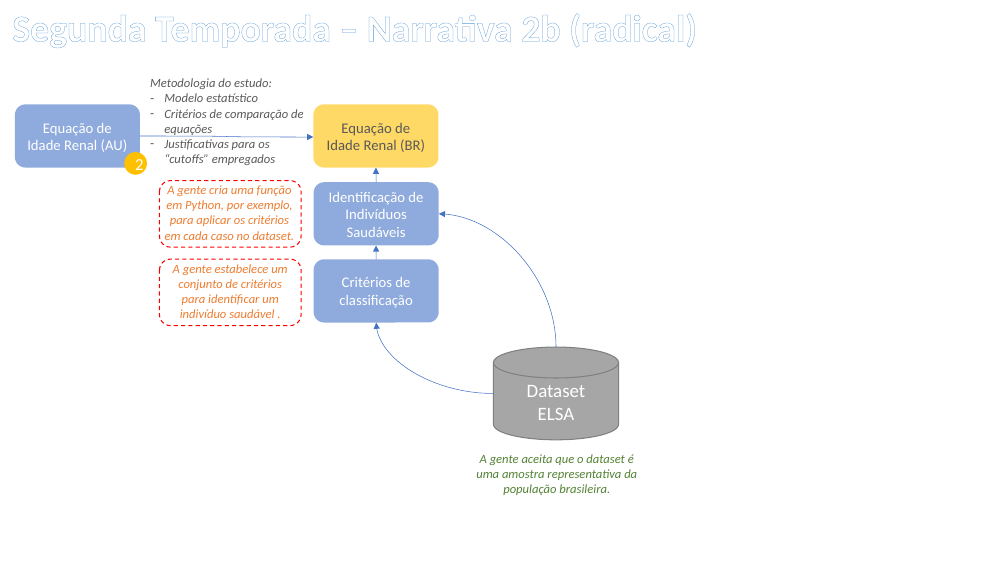
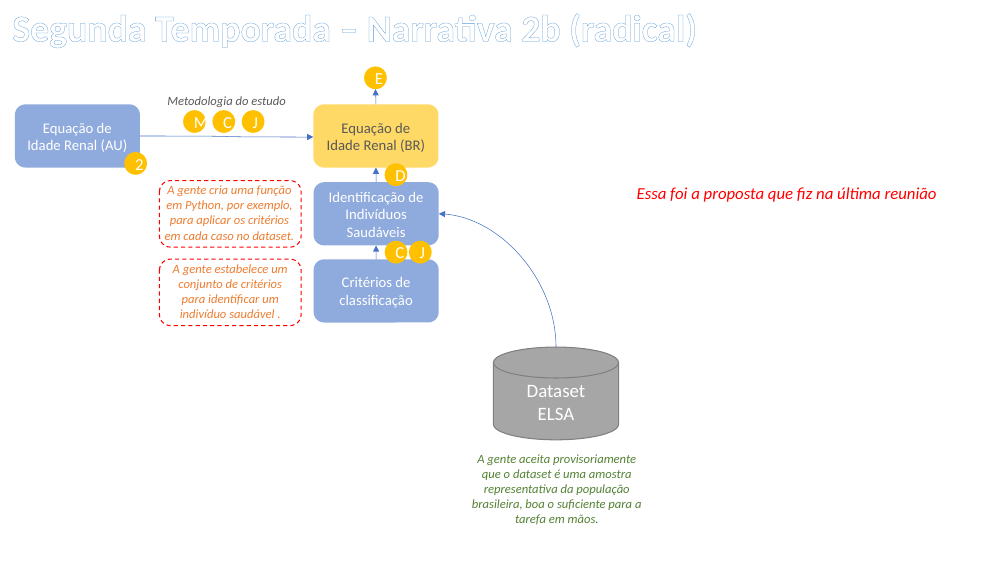
Before and after one commit to andreplima/collabSergio, a slide deck: slide 10 of support/Proposta de Trabalho.pptx (slide 9 before the commit). Drawn at 1008x567 pixels with LibreOffice and Linux fonts; fonts in the diff are those of the drawing. Boxes give left, top, right and bottom in pixels: in the first picture for what was removed or moved away, otherwise in the second. Text is boxed around its words. In the diff, an @@ line names an element or a change of style, - is before the commit and + after.

```diff
--- a/support/Proposta de Trabalho.pptx
+++ b/support/Proposta de Trabalho.pptx
@@ ellipse added at box(364, 67, 387, 89), fill #FFC000, 16 pt, text #FFFFFF @@
+E
@@ curved arrow added from (376, 104) to (376, 89), #4472C4 0.5 pt @@
@@ text at box(167, 96, 285, 107): text changed @@
-Metodologia do estudo:
-– Modelo estatístico
-– Critérios de comparação de equações
-– Justificativas para os “cutoffs” empregados
+Metodologia do estudo
@@ ellipse added at box(183, 110, 206, 133), fill #FFC000, 16 pt, text #FFFFFF @@
+M
@@ ellipse added at box(212, 110, 235, 133), fill #FFC000, 16 pt, text #FFFFFF @@
+C
@@ ellipse added at box(242, 110, 265, 133), fill #FFC000, 16 pt, text #FFFFFF @@
+J
@@ ellipse added at box(385, 163, 408, 186), fill #FFC000, 16 pt, text #FFFFFF @@
+D
@@ text added at box(637, 187, 937, 202), 16 pt, text #FF0000, italic @@
+Essa foi a proposta que fiz na última reunião
@@ ellipse added at box(385, 241, 408, 264), fill #FFC000, 16 pt, text #FFFFFF @@
+C
@@ ellipse added at box(409, 241, 432, 264), fill #FFC000, 16 pt, text #FFFFFF @@
+J
@@ curved arrow removed from (494, 393) to (377, 323) @@
@@ text at box(472, 454, 641, 525): text changed @@
-A gente aceita que o dataset é uma amostra representativa da população brasileira.
+A gente aceita provisoriamente que o dataset é uma amostra representativa da população brasileira, boa o suficiente para a tarefa em mãos.
```
Also in this commit, not shown: 10 other slides changed, 2 slides added, 1 slide removed, 4 other files.
